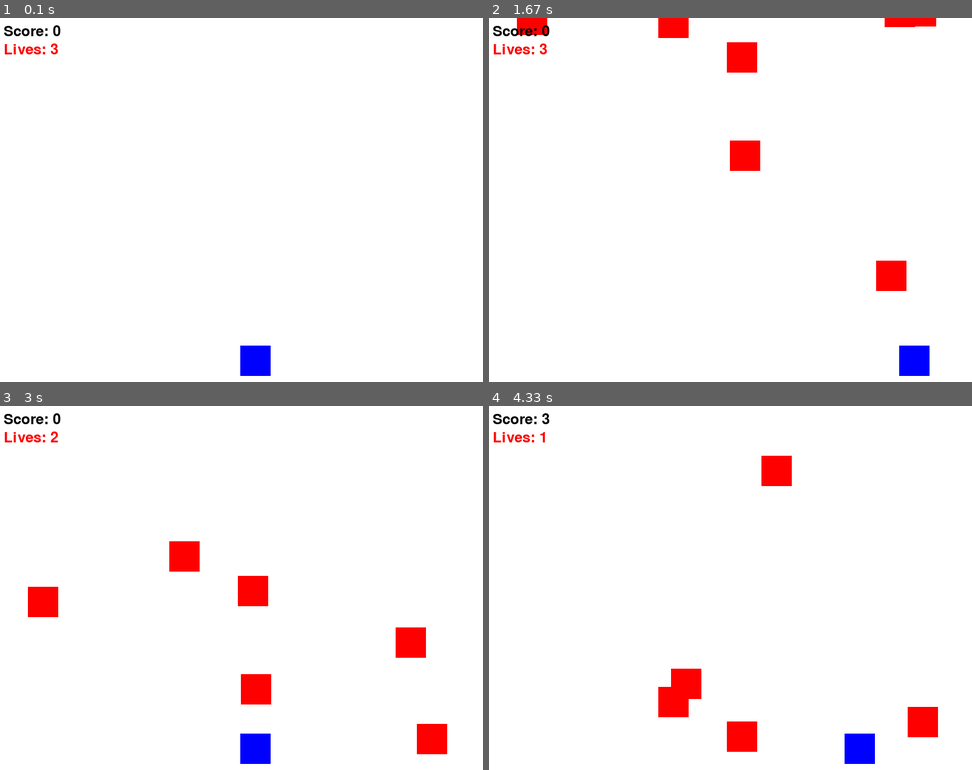
Above: before the commit, frames 1-4 (two rows, left to right).
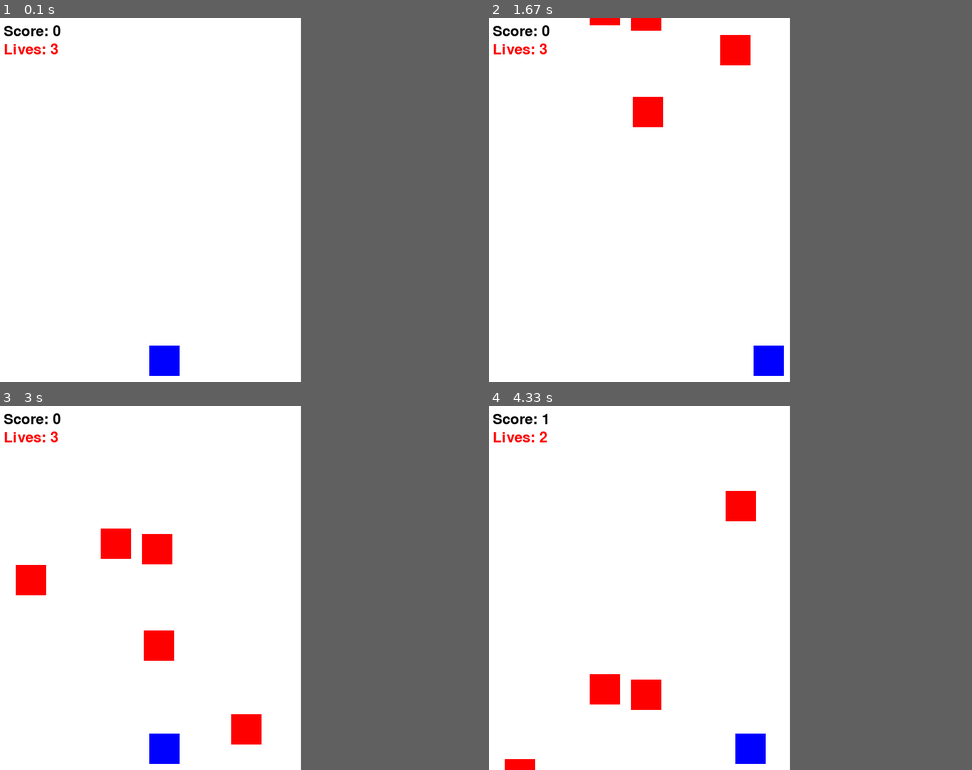
Above: after the commit, the same moments.

Repository: James-Jantoah-Asibey/bl-pygame
Game: pygame game, started from pygame/gameBasic.py
Same seed, same stepped clock (60 frames per second), same inputs: the game is played once before the commit and once after it.
Inputs:
- Up to frame 1 (0.1 s): no input
- Up to frame 2 (1.67 s): hold Right 0.33-0.8 s; hold Up 0.83-1.13 s; hold Right 1.17-1.63 s
- Up to frame 3 (3 s): hold Left 1.67-2.2 s; hold Down 2.23-2.53 s; hold Left 2.57-2.97 s
- Up to frame 4 (4.33 s): hold Up 3-3.37 s; hold Right 3.4-4.03 s; hold Down from 4.07 s (still down)
In our replay, the window is 800x600 before the commit and 500x600 after it. These sizes can differ from the game's own. Grey fills any space a smaller window leaves; there, only what the larger window draws over its background counts as a difference.

The runs differ from the first frame. In frame 1, 1.0% of the frame differs, in the area x 30-57%, y 90-99%; in frame 2, 4.2%; in frame 3, 6.4%, in the area x 3-93%, y 7-99%; in frame 4, 5.1%.

Commit message:
shooting game

Diff:
--- /dev/null
+++ b/moodule_3/mario.py
@@ -0,0 +1,35 @@
+import pygame
+import sys
+ #screen set up
+pygame.init()
+
+w = 800
+h = 600
+
+screen = pygame.display.set_mode((w, h))
+clock = pygame.time.Clock()
+
+pygame.display.set_caption('Fario')
+# charater
+class player:
+    def __init__(self):
+        size = (40,60)
+        position =(100, h-150)
+        vel =[0, 0]
+        speed = 5
+        lumpPower = -15
+        gravity = 1
+        on_ground = False
+
+
+running = True
+# screen color
+while running:
+    clock.tick(60)
+    screen.fill((255, 255, 255))
+
+    for event in pygame.event.get():
+        if event.type == pygame.QUIT:
+            running = False
+            sys.exit()
+    pygame.dislpay.flip()
--- a/pygame/gameBasic.py
+++ b/pygame/gameBasic.py
@@ -1,63 +1,64 @@
 import pygame
 import random
 
-
+# Initialize pygame
 pygame.init()
 
+# Game settings
+WIDTH, HEIGHT = 500, 600
+PLAYER_WIDTH, PLAYER_HEIGHT = 50, 50
+OBJECT_WIDTH, OBJECT_HEIGHT = 50, 50
+WHITE = (255, 255, 255)
+RED = (255, 0, 0)
+BLUE = (0, 0, 255)
 
-height = 600
-width = 800
-player_width, player_height = 50, 50
-object_width, object_height = 50, 50
-white = (255, 255, 255)
-red = (255, 0, 0)
-blue = (0, 0, 255)
+# Create screen
+screen = pygame.display.set_mode((WIDTH, HEIGHT))
+pygame.display.set_caption("Avoid the Falling Objects")
 
-screen = pygame.display.set_mode((width,height))
-
-
-pygame.display.set_caption("Avoid the falling objects")
-
-
+# Clock to control frame rate
 clock = pygame.time.Clock()
 FPS = 60
 
-
 class Player:
     def __init__(self):
-        self.x = width // 2
-        self.y = height - player_height - 10
-        self.width = player_width
-        self.height = player_height
+        self.x = WIDTH // 2
+        self.y = HEIGHT - PLAYER_HEIGHT - 10
+        self.width = PLAYER_WIDTH
+        self.height = PLAYER_HEIGHT
         self.speed = 5
 
     def move(self, keys):
         if keys[pygame.K_LEFT] and self.x > 0:
             self.x -= self.speed
-        if keys[pygame.K_RIGHT] and self.x < width - self.width:
+        if keys[pygame.K_RIGHT] and self.x < WIDTH - self.width:
+            self.x += self.speed
+        if keys[pygame.K_UP] and self.x > 0:
+            self.x -= self.speed
+        if keys[pygame.K_DOWN] and self.x < WIDTH - self.width:
             self.x += self.speed
 
     def draw(self):
-        pygame.draw.rect(screen, blue, (self.x, self.y, self.width, self.height))
+        pygame.draw.rect(screen, BLUE, (self.x, self.y, self.width, self.height))
 
 class FallingObject:
     def __init__(self):
-        self.x = random.randint(0, width - object_width)
-        self.y = -object_height
-        self.width = object_width
-        self.height = object_height
+        self.x = random.randint(0, WIDTH - OBJECT_WIDTH)
+        self.y = -OBJECT_HEIGHT
+        self.width = OBJECT_WIDTH
+        self.height = OBJECT_HEIGHT
         self.speed = random.randint(3, 7)
 
     def move(self):
         self.y += self.speed
 
     def draw(self):
-        pygame.draw.rect(screen, red, (self.x, self.y, self.width, self.height))
+        pygame.draw.rect(screen, RED, (self.x, self.y, self.width, self.height))
 
     def off_screen(self):
-        return self.y > height
+        return self.y > HEIGHT
 
-
+# Game loop
 player = Player()
 falling_objects = []
 score = 0
@@ -66,66 +67,55 @@
 
 while running:
     clock.tick(FPS)
-    screen.fill('WHITE')
+    screen.fill(WHITE)  # Clear screen
 
-
+    # Handle events
     for event in pygame.event.get():
         if event.type == pygame.QUIT:
             running = False
 
-
-
+    # Player movement
     keys = pygame.key.get_pressed()
     player.move(keys)
     player.draw()
 
-    if keys[pygame.K_LEFT]:
-        player
-    if keys[pygame.K_RIGHT]:
-        player
-    if keys[pygame.K_UP]:
-        player
-    if keys[pygame.K_DOWN]:
-        player
-
-    if random.randint(1, 30) == 1:
+    # Add falling objects periodically
+    if random.randint(1, 30) == 1:  # Lower the number to increase difficulty
         falling_objects.append(FallingObject())
 
-
+    # Update falling objects
     for obj in falling_objects[:]:
         obj.move()
         obj.draw()
 
-
+        # Check for collision
         if (obj.x < player.x + player.width and
             obj.x + obj.width > player.x and
             obj.y < player.y + player.height and
             obj.y + obj.height > player.y):
             lives -= 1
-            falling_objects.remove(obj)
+            falling_objects.remove(obj)  # Remove object on collision
 
-
+        # Remove objects off screen
         elif obj.off_screen():
             falling_objects.remove(obj)
-            score += 1
+            score += 1  # Increase score for avoiding
 
-
-
+    # Display score and lives
     font = pygame.font.Font(None, 36)
     score_text = font.render(f"Score: {score}", True, (0, 0, 0))
     lives_text = font.render(f"Lives: {lives}", True, (255, 0, 0))
     screen.blit(score_text, (10, 10))
     screen.blit(lives_text, (10, 40))
 
-
-
+    # Check game over
     if lives <= 0:
         game_over_text = font.render("Game Over!", True, (0, 0, 0))
-        screen.blit(game_over_text, (width // 2 - 50, height // 2))
+        screen.blit(game_over_text, (WIDTH // 2 - 50, HEIGHT // 2))
         pygame.display.update()
-        pygame.time.delay(2000)
+        pygame.time.delay(2000)  # Pause before quitting
         running = False
 
-    pygame.display.update()
+    pygame.display.update()  # Refresh screen
 
 pygame.quit()
